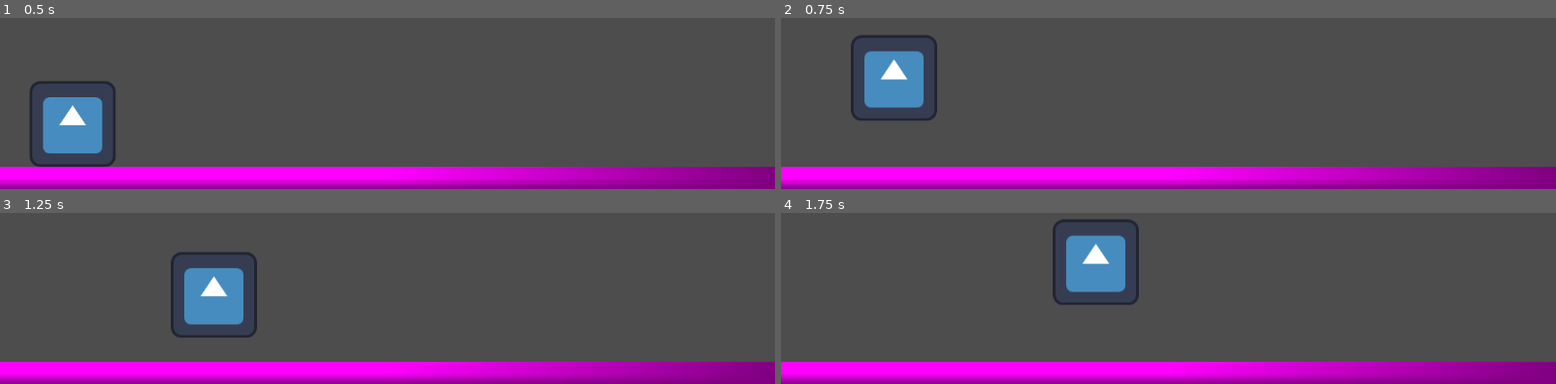
Above: before the commit, frames 1-4 (two rows, left to right).
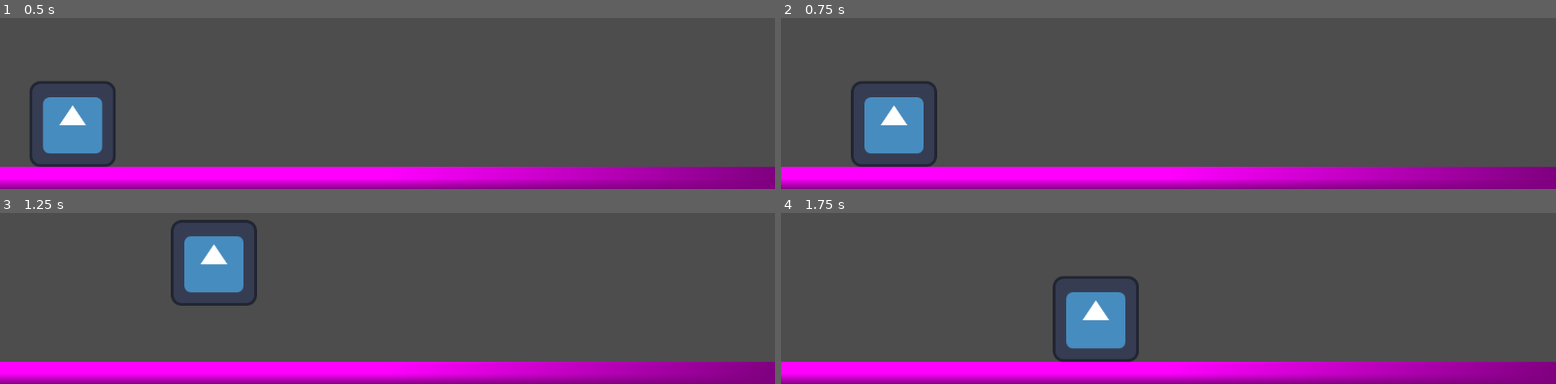
Above: after the commit, the same moments.

Repository: F3rnDev/InboudShovelJam2025
Game: Godot game, scene res://Nodes/Scenes/gameplay.tscn
Two runs of this game, one before a commit and one after it. Both use one fixed random seed, a clock stepped at 60 frames per second and the inputs below. The project has no main scene, so this scene is started directly. The engine's default icon, where the game draws it, is replaced by a stand-in: a white triangle on a blue panel in a dark square.
Inputs:
- Up to frame 1 (0.5 s): no input
- Up to frame 2 (0.75 s): tap Enter (ui_accept) at 0.5, 0.6 s; hold Right (ui_right) from 0.53 s (still down)
- Up to frame 3 (1.25 s): keep holding Right (ui_right); tap Space (Jump, bound only after the commit) at 0.77, 0.8, 1.07 s
- Up to frame 4 (1.75 s): keep holding Right (ui_right); tap Space (Jump, bound only after the commit) at 1.35, 1.52 s; tap Enter (ui_accept) at 1.55 s

Frame 1 is identical in both runs. In frame 2, 5.0% of the frame differs, in the area x 9-21%, y 10-88%; in frame 3, 3.8%; in frame 4, 6.0%, in the area x 35-47%, y 3-88%.

Commit message:
Adding custom input

Diff:
--- a/Scripts/player.gd
+++ b/Scripts/player.gd
@@ -9,14 +9,16 @@
 	# Add the gravity.
 	if not is_on_floor():
 		velocity += get_gravity() * delta
+	else:
+		velocity = Vector2(0, 0)
 
 	# Handle jump.
-	if Input.is_action_just_pressed("ui_accept") and is_on_floor():
+	if Input.is_action_just_pressed("Jump") and is_on_floor():
 		velocity.y = JUMP_VELOCITY
 
 	# Get the input direction and handle the movement/deceleration.
 	# As good practice, you should replace UI actions with custom gameplay actions.
-	var direction := Input.get_axis("ui_left", "ui_right")
+	var direction = Input.get_axis("Move Left", "Move Right")
 	if direction:
 		velocity.x = direction * SPEED
 	else:
--- a/project.godot
+++ b/project.godot
@@ -13,3 +13,23 @@
 config/name="ShovelJam2025"
 config/features=PackedStringArray("4.4", "Forward Plus")
 config/icon="res://icon.svg"
+
+[input]
+
+"Move Left"={
+"deadzone": 0.2,
+"events": [Object(InputEventKey,"resource_local_to_scene":false,"resource_name":"","device":-1,"window_id":0,"alt_pressed":false,"shift_pressed":false,"ctrl_pressed":false,"meta_pressed":false,"pressed":false,"keycode":0,"physical_keycode":4194319,"key_label":0,"unicode":0,"location":0,"echo":false,"script":null)
+, Object(InputEventKey,"resource_local_to_scene":false,"resource_name":"","device":-1,"window_id":0,"alt_pressed":false,"shift_pressed":false,"ctrl_pressed":false,"meta_pressed":false,"pressed":false,"keycode":0,"physical_keycode":65,"key_label":0,"unicode":97,"location":0,"echo":false,"script":null)
+]
+}
+"Move Right"={
+"deadzone": 0.2,
+"events": [Object(InputEventKey,"resource_local_to_scene":false,"resource_name":"","device":-1,"window_id":0,"alt_pressed":false,"shift_pressed":false,"ctrl_pressed":false,"meta_pressed":false,"pressed":false,"keycode":0,"physical_keycode":4194321,"key_label":0,"unicode":0,"location":0,"echo":false,"script":null)
+, Object(InputEventKey,"resource_local_to_scene":false,"resource_name":"","device":-1,"window_id":0,"alt_pressed":false,"shift_pressed":false,"ctrl_pressed":false,"meta_pressed":false,"pressed":false,"keycode":0,"physical_keycode":68,"key_label":0,"unicode":100,"location":0,"echo":false,"script":null)
+]
+}
+Jump={
+"deadzone": 0.2,
+"events": [Object(InputEventKey,"resource_local_to_scene":false,"resource_name":"","device":-1,"window_id":0,"alt_pressed":false,"shift_pressed":false,"ctrl_pressed":false,"meta_pressed":false,"pressed":false,"keycode":0,"physical_keycode":32,"key_label":0,"unicode":32,"location":0,"echo":false,"script":null)
+]
+}
